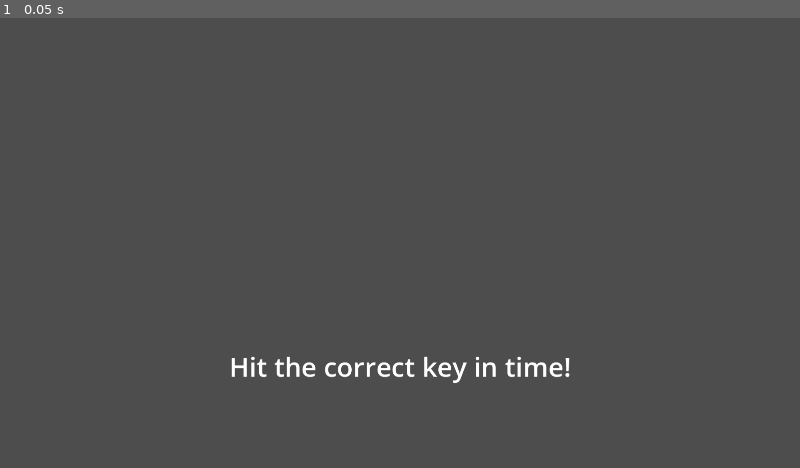
Above: before the commit, frame 1.
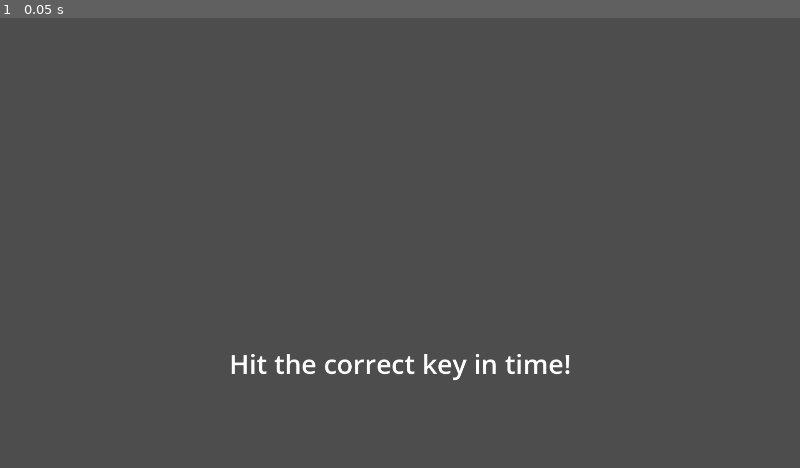
Above: after the commit, the same moment.

Repository: mntjams/game-jam-25-2
Game: Godot game, scene res://scenes/quicktime_event_minigame.tscn
Same seed, same stepped clock (60 frames per second), same inputs: the game is played once before the commit and once after it. This scene is started directly instead of the project's main scene.
Inputs:
- Up to frame 1 (0.05 s): no input

The runs differ from the first frame. In frame 1, 0.7% of the frame differs, in the area x 28-72%, y 74-82%.

Commit message:
Add minigame to dance floor

Diff:
--- a/scenes/game.tscn
+++ b/scenes/game.tscn
@@ -11,6 +11,7 @@
 [ext_resource type="Script" uid="uid://du6iq2jvrrtdk" path="res://scripts/interact_label.gd" id="8_gee14"]
 [ext_resource type="AudioStream" uid="uid://b3axaexelc7hr" path="res://assets/sounds/sfx/city-ambience.mp3" id="8_vtaks"]
 [ext_resource type="AudioStream" uid="uid://t0b8thykshgd" path="res://assets/sounds/music/music2.mp3" id="9_0tnpc"]
+[ext_resource type="PackedScene" uid="uid://evbakb8g615y" path="res://scenes/quicktime_event_minigame.tscn" id="9_ir15t"]
 [ext_resource type="PackedScene" uid="uid://qoe1t1c24c7u" path="res://scenes/woman.tscn" id="9_vtaks"]
 [ext_resource type="AudioStream" uid="uid://c1up1ft22051j" path="res://assets/sounds/sfx/slots.mp3" id="11_trtic"]
 [ext_resource type="PackedScene" uid="uid://cieuiwomnb3x8" path="res://scenes/test_minigame.tscn" id="12_trtic"]
@@ -215,6 +216,7 @@
 [node name="Dancefloor" type="Node2D" parent="RoomManager" groups=["Rooms"]]
 position = Vector2(1424.6531, 1069.7627)
 script = ExtResource("6_gee14")
+minigame_scene = ExtResource("9_ir15t")
 
 [node name="Slot1" type="Node2D" parent="RoomManager/Dancefloor"]
 position = Vector2(-150.35315, -239.3628)
--- a/scenes/quicktime_event_minigame.tscn
+++ b/scenes/quicktime_event_minigame.tscn
@@ -14,28 +14,37 @@
 script = ExtResource("1_e8an3")
 successes_needed = 7
 
-[node name="LabelControl" type="Control" parent="."]
-anchors_preset = 0
-offset_right = 40.0
-offset_bottom = 40.0
+[node name="LabelControl" type="CanvasLayer" parent="."]
 
 [node name="Label" type="Label" parent="LabelControl"]
 visible = false
-layout_mode = 0
+anchors_preset = 7
+anchor_left = 0.5
+anchor_top = 1.0
+anchor_right = 0.5
+anchor_bottom = 1.0
 offset_left = -150.0
 offset_top = -200.0
 offset_right = 150.0
+grow_horizontal = 2
+grow_vertical = 0
 theme_override_font_sizes/font_size = 128
 text = "X"
 horizontal_alignment = 1
 vertical_alignment = 2
 
 [node name="TutorialLabel" type="Label" parent="LabelControl"]
-layout_mode = 0
+anchors_preset = 7
+anchor_left = 0.5
+anchor_top = 1.0
+anchor_right = 0.5
+anchor_bottom = 1.0
 offset_left = -900.0
-offset_top = -400.0
+offset_top = -407.0
 offset_right = 900.0
-offset_bottom = -200.0
+offset_bottom = -207.0
+grow_horizontal = 2
+grow_vertical = 0
 theme_override_font_sizes/font_size = 64
 text = "Hit the correct key in time!"
 horizontal_alignment = 1
Not shown: 1 places in scenes/game.tscn that only renumber resources
